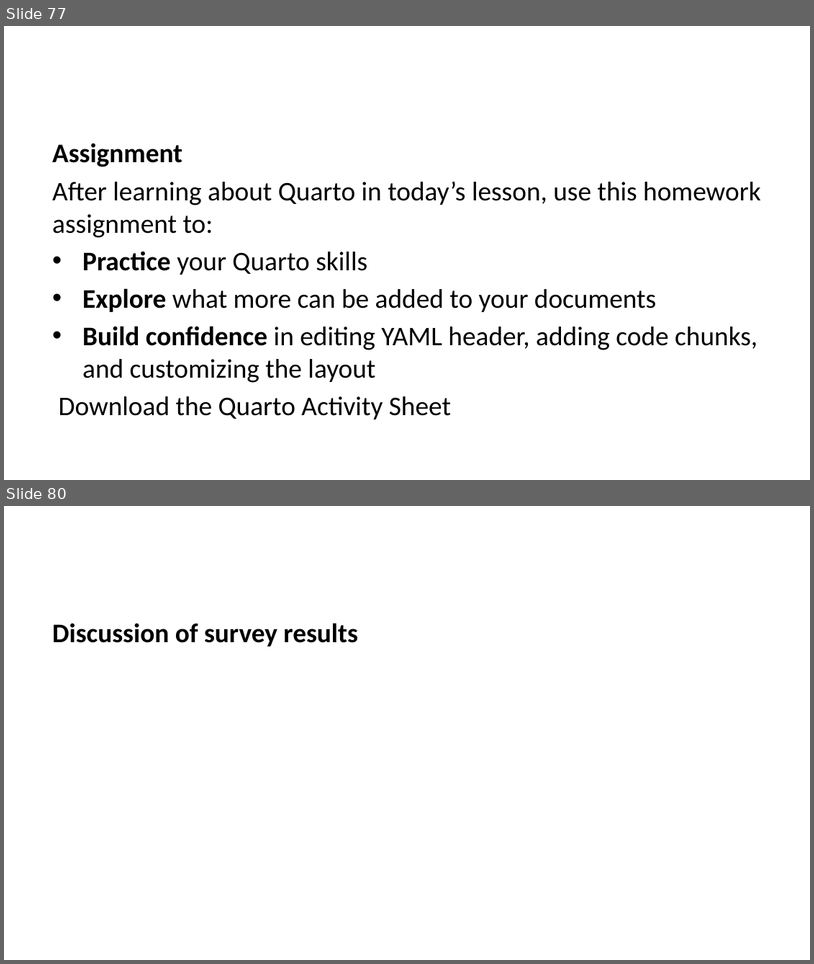
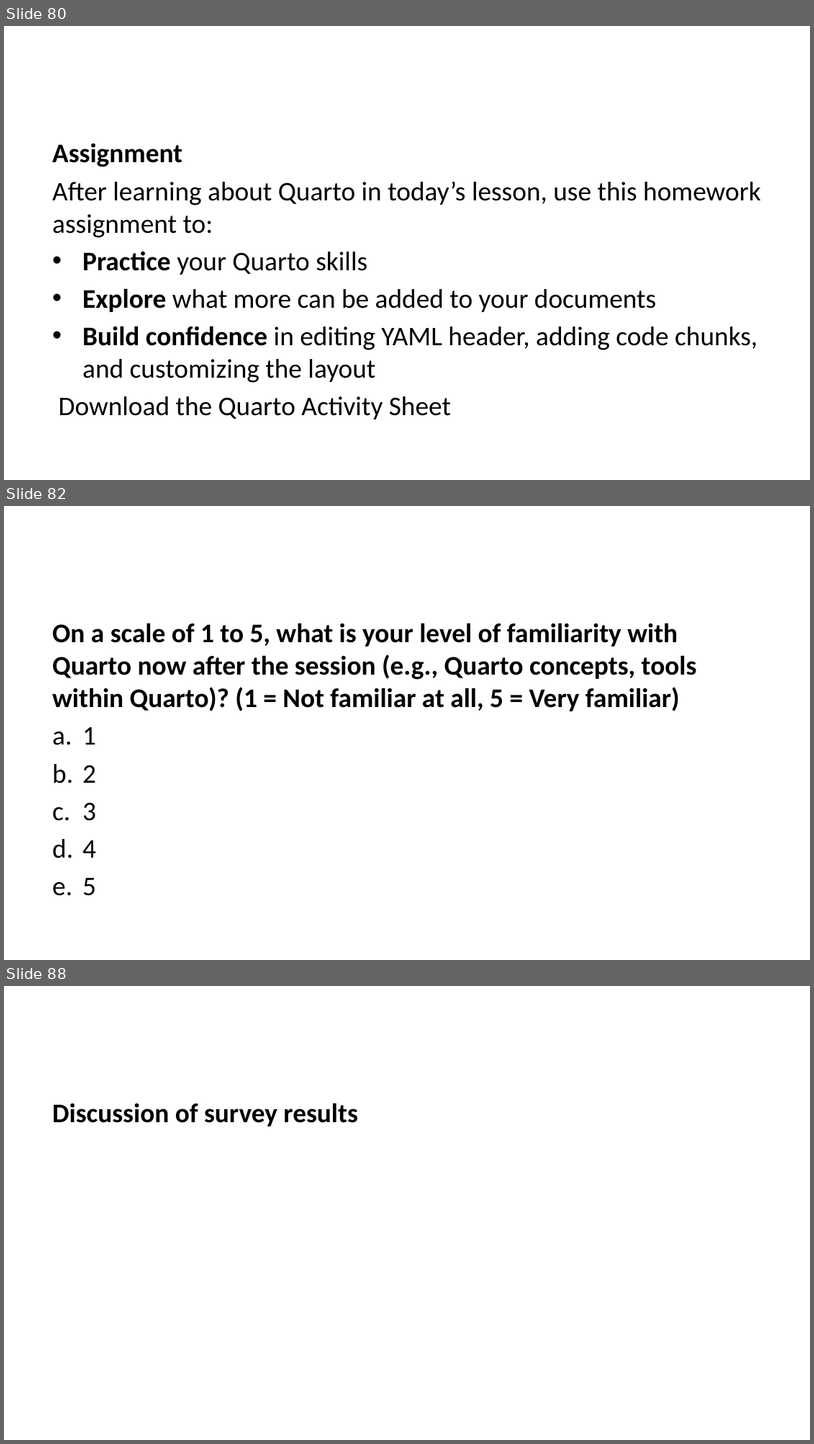
Before and after one commit to lmu-osc/train-the-trainer-student-track-OS, a slide deck: materials/OS-M3/OS-M3-S6-Quarto/OS-M3-S6-Quarto-slides.pptx. Shown one above the other, each under a label of ours: slides 77 and 80 before the commit, slides 80, 82 and 88 after it; the slides between them are not shown. The pictures are 814x964 and 814x1444 pixels, drawn with LibreOffice and Linux fonts; fonts in the diff are those of the drawing. Boxes give left, top, right and bottom in pixels: in the first picture for what was removed or moved away, otherwise in the second. Text is boxed around its words. In the diff, an @@ line names an element or a change of style, - is before the commit and + after.

```diff
--- a/materials/OS-M3/OS-M3-S6-Quarto/OS-M3-S6-Quarto-slides.pptx
+++ b/materials/OS-M3/OS-M3-S6-Quarto/OS-M3-S6-Quarto-slides.pptx
@@ slide 82 added at box(4, 506, 810, 960), background #FFFFFF @@
@@ text added at box(52, 623, 697, 896), 24 pt, text #000000, bold @@
+On a scale of 1 to 5, what is your level of familiarity with Quarto now after the session (e.g., Quarto concepts, tools within Quarto)? (1 = Not familiar at all, 5 = Very familiar)
+a. 1
+b. 2
+c. 3
+d. 4
+e. 5
@@ what was slide 77 is now slide 80 @@
@@ what was slide 80 is now slide 88 @@
```
Also in this commit, not shown: 5 slides changed, 11 other slides added, 5 slides removed, 30 other files.
